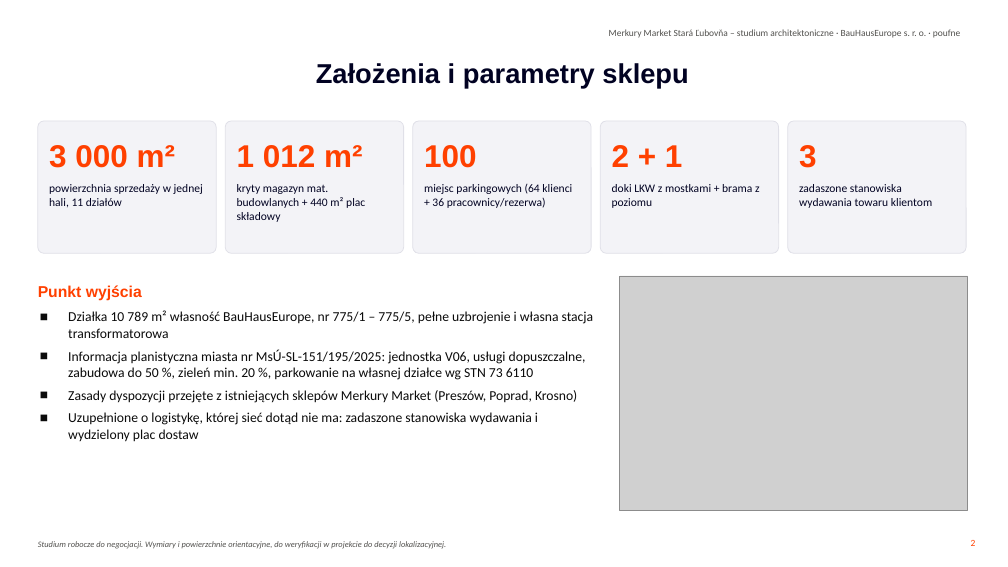
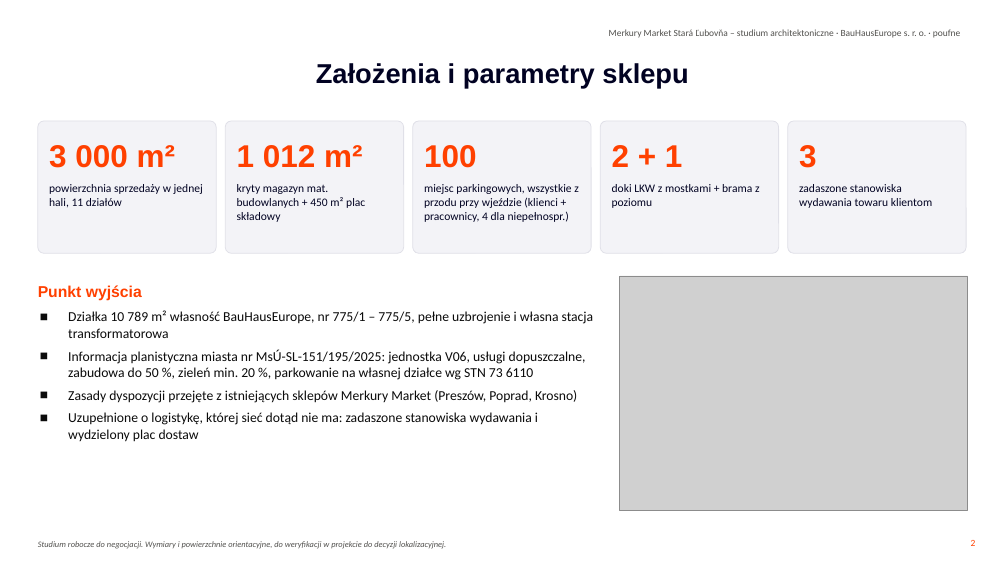
Before and after one commit to Lubo585/Lubo585, a slide deck: slide 2 of business-plan/studia-merkury-market/Studia_sklepu_Merkury_Market_Stara_Lubovna_PL.pptx. Drawn at 1008x567 pixels with LibreOffice and Linux fonts; fonts in the diff are those of the drawing; grey boxes stand for pictures; background and template pictures are left out. Boxes give left, top, right and bottom in pixels: in the first picture for what was removed or moved away, otherwise in the second. Text is boxed around its words. In the diff, an @@ line names an element or a change of style, - is before the commit and + after.

```diff
--- a/business-plan/studia-merkury-market/Studia_sklepu_Merkury_Market_Stara_Lubovna_PL.pptx
+++ b/business-plan/studia-merkury-market/Studia_sklepu_Merkury_Market_Stara_Lubovna_PL.pptx
@@ text at <box>237,184,365,222</box>: text changed @@
-kryty magazyn mat. budowlanych + 440 m² plac składowy
+kryty magazyn mat. budowlanych + 450 m² plac składowy
@@ text at <box>424,184,579,222</box>: text changed @@
-miejsc parkingowych (64 klienci + 36 pracownicy/rezerwa)
+miejsc parkingowych, wszystkie z przodu przy wjeździe (klienci + pracownicy, 4 dla niepełnospr.)
```
Also in this commit, not shown: 6 other slides changed, 3 other files.
